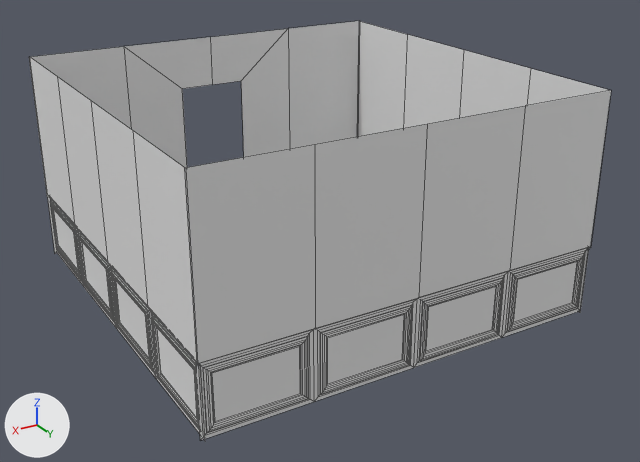
Renders of the FBX model Assests/FBX/Walls+Doorway.fbx from each side of a commit.
One viewpoint serves both versions: a 50 mm lens placed at (5.1, 9.01, 5.14), pointed at (-0.1, 0.34, 0.8). The lights are fixed; the arrows at lower left show +X, +Y and +Z. Mesh edges are drawn as thin lines. Where no turn or scale is listed for an object, it has been applied to the vertices.

In view in the first picture: 'Normal Wall'.
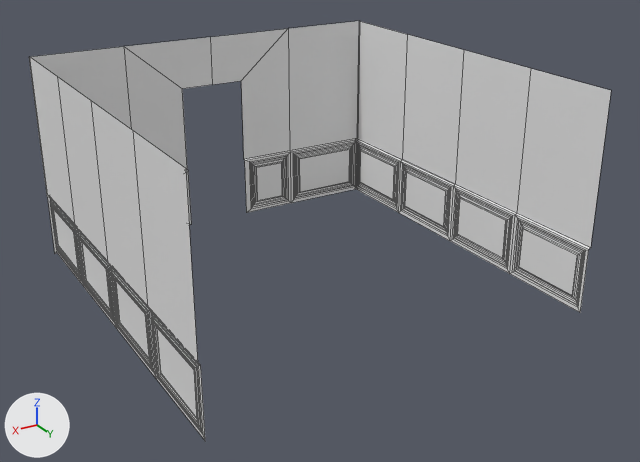
Location of each change, [x1, y1, x2, y2] in pixels of the pictures (640 x 462 px):
part 1 of me_plane_001, deleted
    before: [184, 91, 610, 440]

The change, as a diff of the scene's bpy script:
```diff
--- a/Assests/FBX/Walls+Doorway.fbx.py
+++ b/Assests/FBX/Walls+Doorway.fbx.py
@@ me_plane_001 @@
 me_plane_001.from_pydata(...)  # 619 vertices, 578 faces; spans x -2.5..2.5, y -2.5..2.5, z 0.0..2.73
 # used by ob_normal_wall; location = (0.0, 0.0, 0.0)
+# me_plane_001 part 1: the loose piece of 153 vertices spanning x -2.5..2.5, y 2.46..2.49, z 0.0..2.73 is deleted
```
